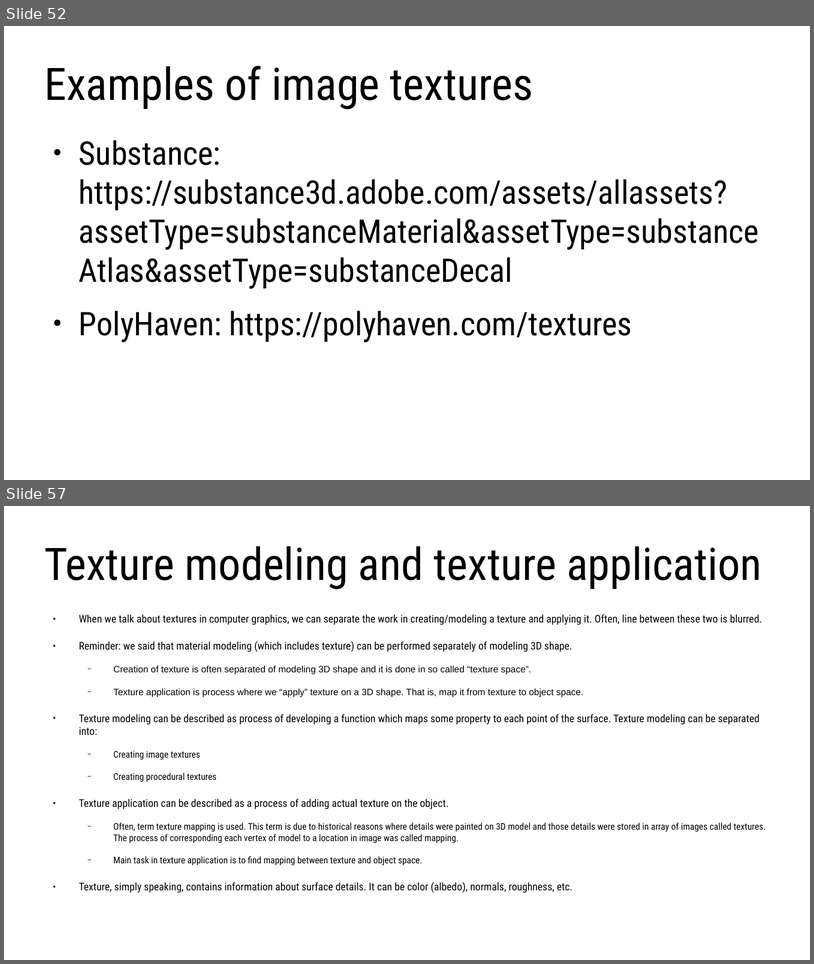
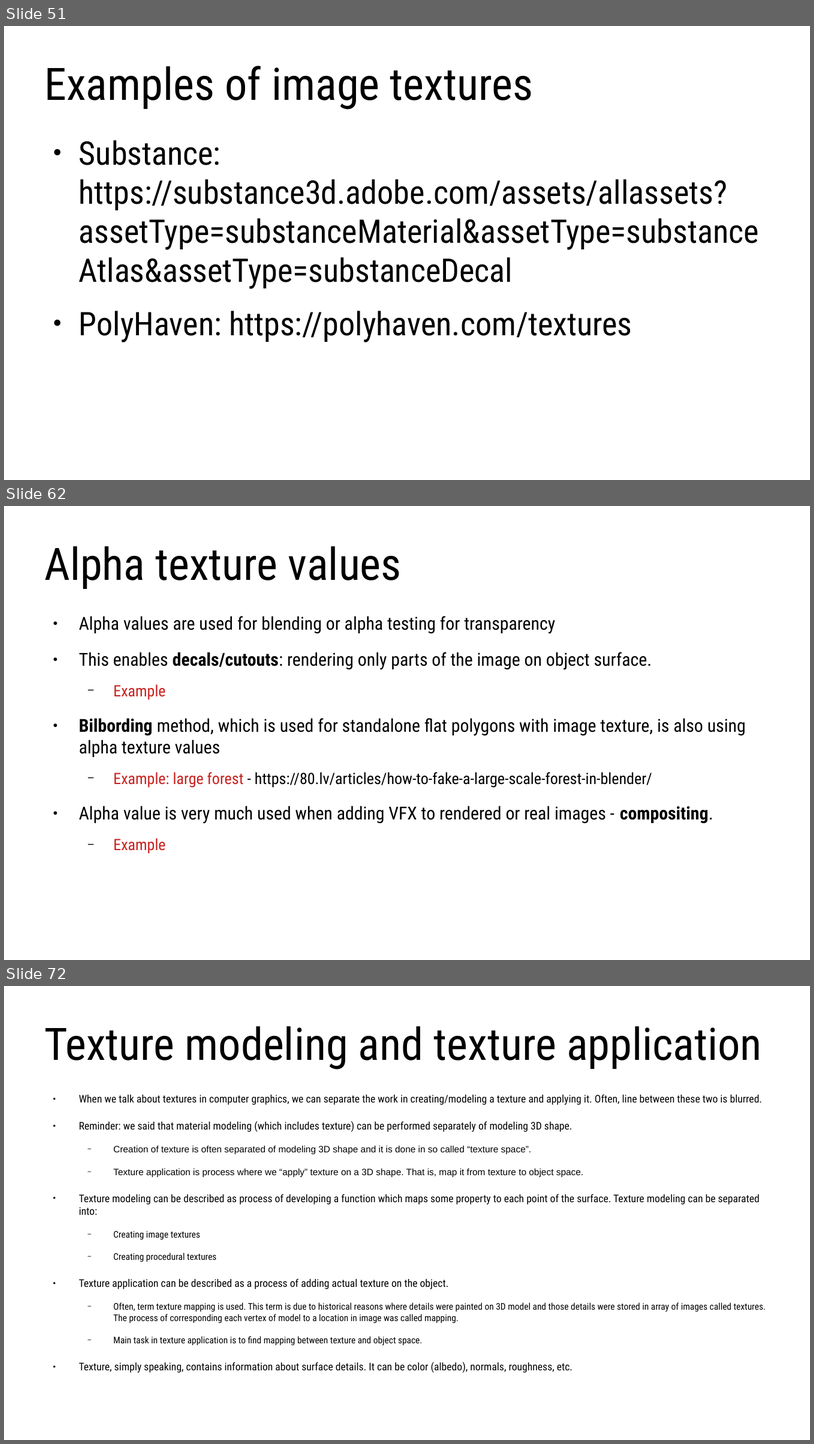
Before and after one commit to lorentzo/IntroductionToComputerGraphics, a slide deck: lectures/3_foundations_3d_scene/3_2_2_3D_models_material.odp. Shown one above the other, each under a label of ours: slides 52 and 57 before the commit, slides 51, 62 and 72 after it; the slides between them are not shown. The pictures are 814x964 and 814x1444 pixels, drawn with LibreOffice and Linux fonts; fonts in the diff are those of the drawing. Boxes give left, top, right and bottom in pixels: in the first picture for what was removed or moved away, otherwise in the second. Text is boxed around its words. In the diff, an @@ line names an element or a change of style, - is before the commit and + after.

```diff
--- a/lectures/3_foundations_3d_scene/3_2_2_3D_models_material.odp
+++ b/lectures/3_foundations_3d_scene/3_2_2_3D_models_material.odp
@@ slide 62 added at (4,506,810,960), background #FFFFFF @@
@@ title added at (44,546,402,589), 44 pt, text #000000 @@
+Alpha texture values
@@ text added at (79,616,746,853), 17.6 pt, text #000000 @@
+● Alpha values are used for blending or alpha testing for transparency
+● This enables decals/cutouts: rendering only parts of the image on object surface.
+  − Example
+● Bilbording method, which is used for standalone flat polygons with image texture, is also using alpha texture values
+  − Example: large forest - https://80.lv/articles/how-to-fake-a-large-scale-forest-in-blender/
+● Alpha value is very much used when adding VFX to rendered or real images - compositing.
+  − Example
@@ what was slide 52 is now slide 51 @@
@@ what was slide 57 is now slide 72 @@
```
Also in this commit, not shown: 6 slides changed, 17 other slides added, 1 slide removed, 5 other files.
